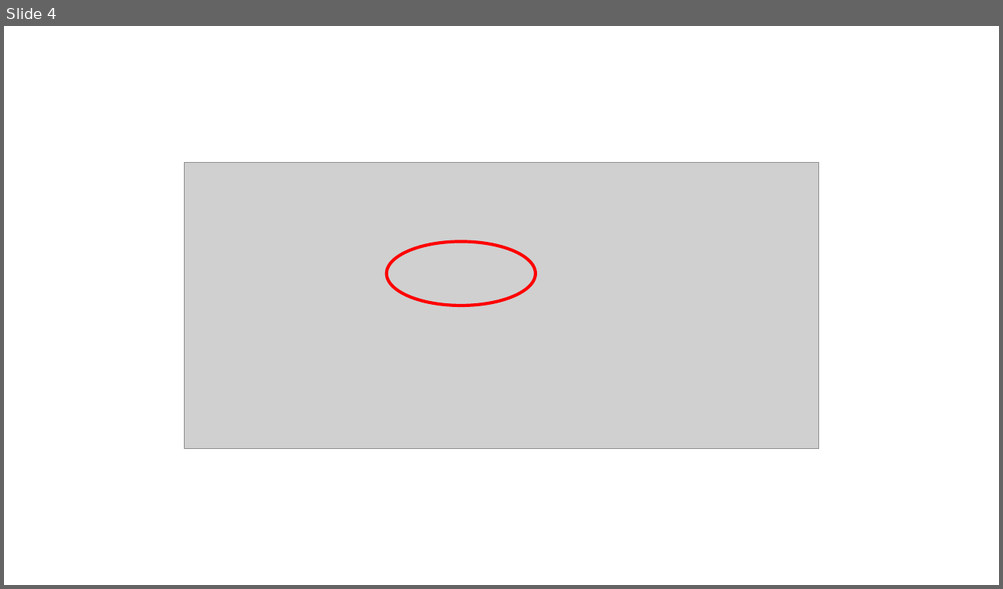
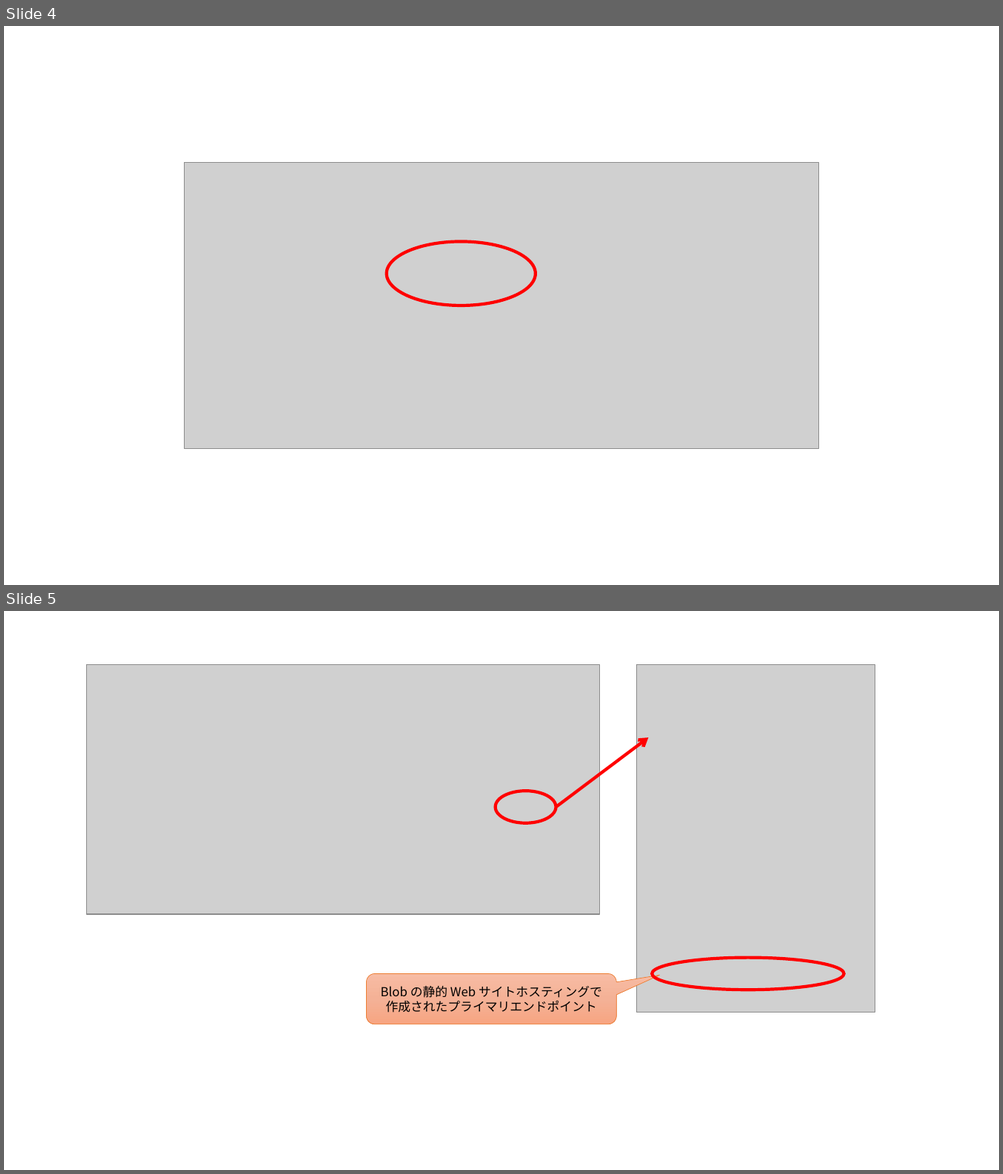
Before and after one commit to ayuina/azure-simple-serverless-webapp, a slide deck: images/figures.pptx. Shown one above the other, each under a label of ours: slide 4 before the commit, slides 4 and 5 after it. The pictures are 1003x589 and 1003x1174 pixels, drawn with LibreOffice and Linux fonts; fonts in the diff are those of the drawing; grey boxes stand for pictures. Boxes give left, top, right and bottom in pixels: in the first picture for what was removed or moved away, otherwise in the second. Text is boxed around its words. In the diff, an @@ line names an element or a change of style, - is before the commit and + after.

```diff
--- a/images/figures.pptx
+++ b/images/figures.pptx
@@ slide 5 added at [4,611,999,1170], background #FFFFFF @@
@@ picture added at [87,665,600,914] @@
@@ picture added at [637,665,875,1012] @@
@@ arrow added from (556, 807) to (649, 738), #FF0000 3 pt @@
@@ ellipse added at [495,791,555,823], outline #FF0000 3 pt @@
@@ ellipse added at [652,958,843,990], outline #FF0000 3 pt @@
@@ rounded speech box added at [367,974,617,1025], fill gradient #F7BDA5 to #F5B196 to #F8A582, outline #ED7D31 0.5 pt, 12 pt, text #000000 @@
+Blob の静的 Web サイトホスティングで作成されたプライマリエンドポイント
```
Also in this commit, not shown: 3 other slides added, 1 slide removed, 2 other files.
